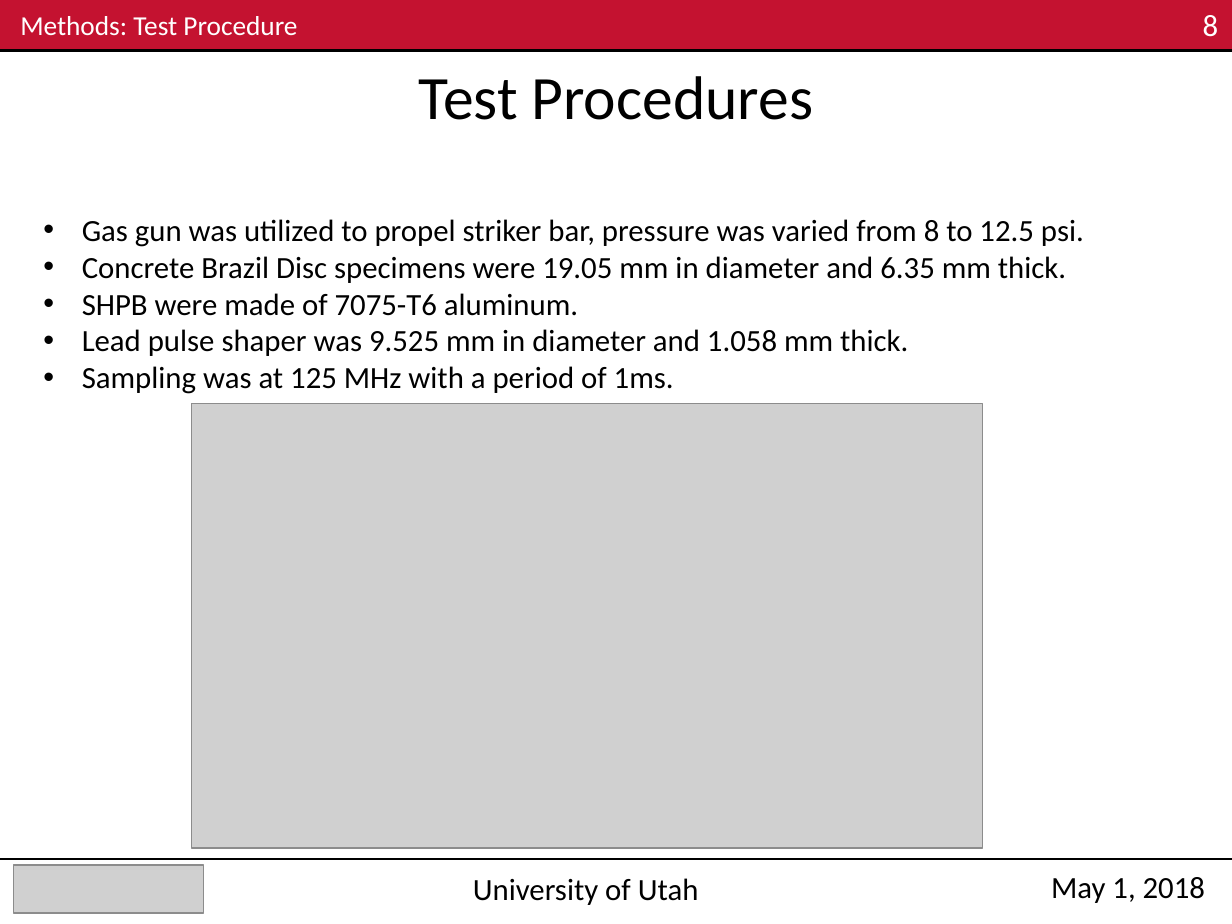
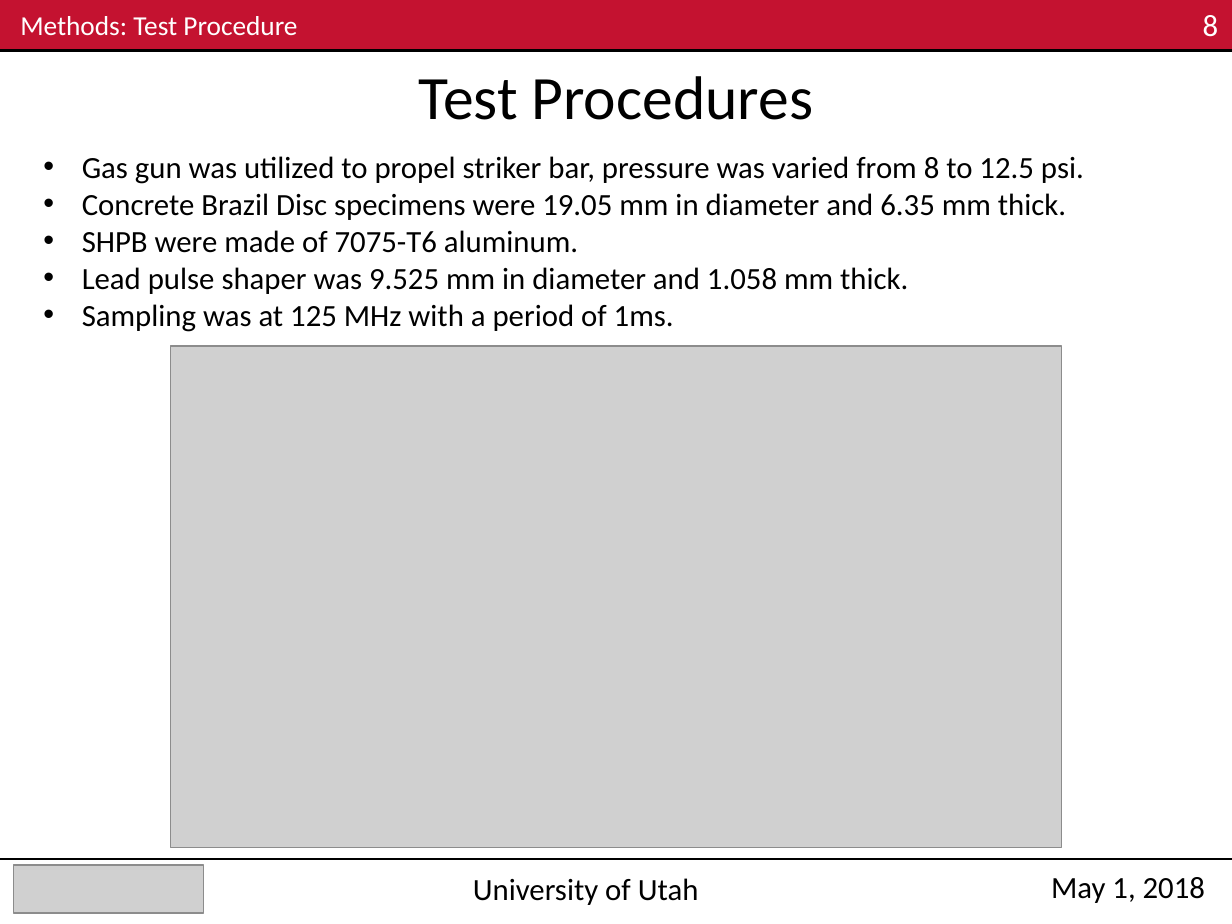
Before and after one commit to Mar-ten/PMAA_Fracture, a slide deck: slide 8 of ME EN 6960_Group4_Exp3_Nick.pptx. Drawn at 1232x924 pixels with LibreOffice and Linux fonts; fonts in the diff are those of the drawing; grey boxes stand for pictures. Boxes give left, top, right and bottom in pixels: in the first picture for what was removed or moved away, otherwise in the second. Text is boxed around its words. In the diff, an @@ line names an element or a change of style, - is before the commit and + after.

```diff
--- a/ME EN 6960_Group4_Exp3_Nick.pptx
+++ b/ME EN 6960_Group4_Exp3_Nick.pptx
@@ text "Gas gun was utilized to ...": place and size @@
-text "Gas gun was utilized to ..." at <box>82,219,1084,394</box>
+text "Gas gun was utilized to ..." at <box>82,156,1084,332</box>
@@ picture: place and size @@
-picture at <box>192,403,983,848</box>
+picture at <box>170,346,1062,848</box>
```
Also in this commit, not shown: 8 other slides changed.
